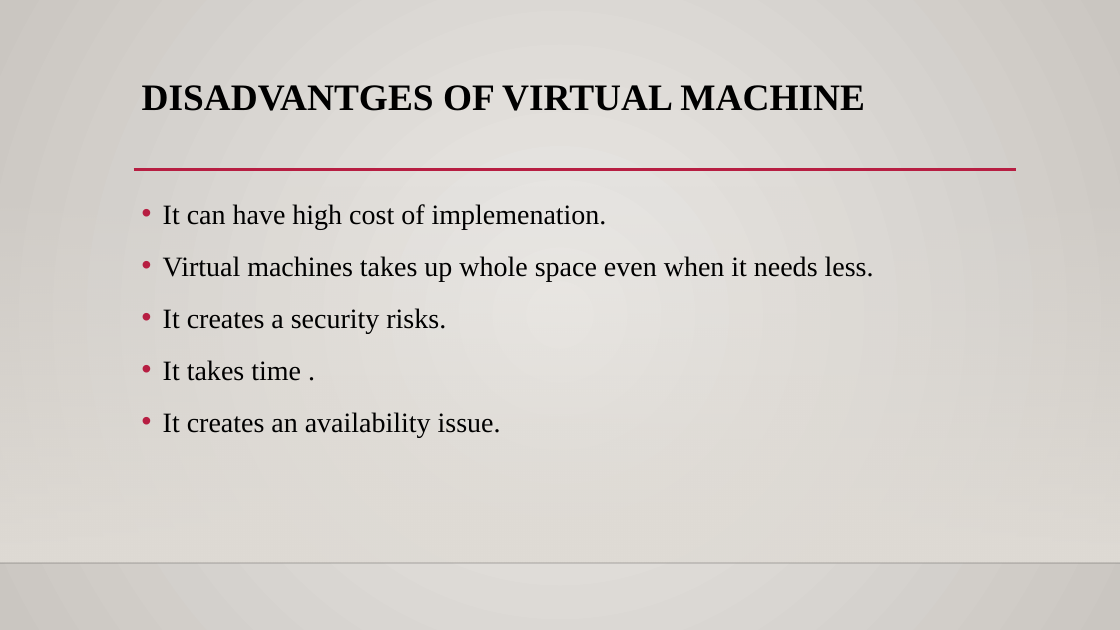
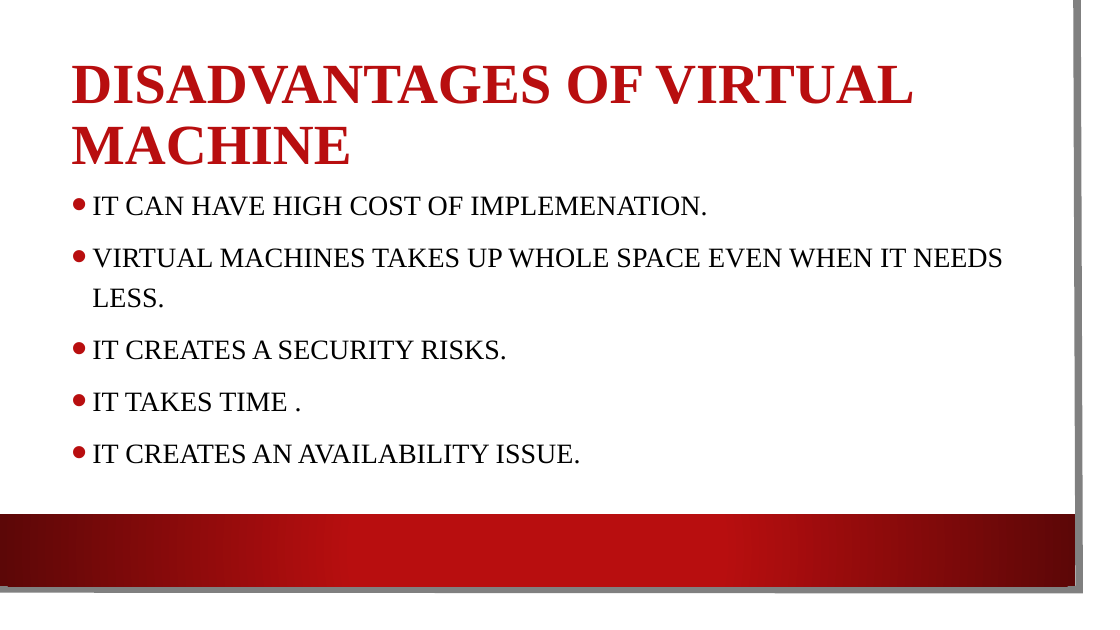
Before and after one commit to NUMBRITHBOPANNA/devopspresentationb2, a slide deck: slide 6 of Docker.pptx (slide 4 before the commit). Drawn at 1120x630 pixels with LibreOffice and Linux fonts; fonts in the diff are those of the drawing; background and template pictures are left out. Boxes give left, top, right and bottom in pixels: in the first picture for what was removed or moved away, otherwise in the second. Text is boxed around its words. In the diff, an @@ line names an element or a change of style, - is before the commit and + after.

```diff
--- a/Docker.pptx
+++ b/Docker.pptx
@@ background gradient #ECEAE7 to #CAC7C1 to picture (left out) @@
@@ rectangle: place and size @@
-rectangle at (0,186,1120,563)
+rectangle at (0,0,1101,611)
@@ rectangle at (0,0,1101,611): fill gradient #DFDBD5 to #FFFFFF; shadow on @@
@@ freeform shape added at (0,0,1080,590), outline #808080 6.5 pt @@
@@ title "DISADVANTAGES OF VIRTUAL MACHINE" at (71,65,914,165): vertical alignment top to middle @@
@@ title at (71,65,914,165): text changed; size 32 to 48.6 pt; text colour #000000 to #B80E0F @@
-DISADVANTGES OF VIRTUAL MACHINE
+DISADVANTAGES OF VIRTUAL MACHINE
@@ line removed from (134, 170) to (1017, 170) @@
@@ text "IT CAN HAVE HIGH COST ..." at (92,196,1003,464): vertical alignment top to middle @@
@@ text at (92,196,1003,464): text changed @@
-• It can have high cost of implemenation.
-• Virtual machines takes up whole space even when it needs less.
-• It creates a security risks.
-• It takes time .
-• It creates an availability issue.
+• IT CAN HAVE HIGH COST OF IMPLEMENATION.
+• VIRTUAL MACHINES TAKES UP WHOLE SPACE EVEN WHEN IT NEEDS LESS.
+• IT CREATES A SECURITY RISKS.
+• IT TAKES TIME .
+• IT CREATES AN AVAILABILITY ISSUE.
@@ rectangle added at (0,514,1075,586), fill gradient #B80E0F to #5C0707 @@
@@ line removed from (0, 563) to (1120, 563) @@
```
Also in this commit, not shown: 6 other slides changed, 13 slides added, 6 slides removed, 9 other files.
